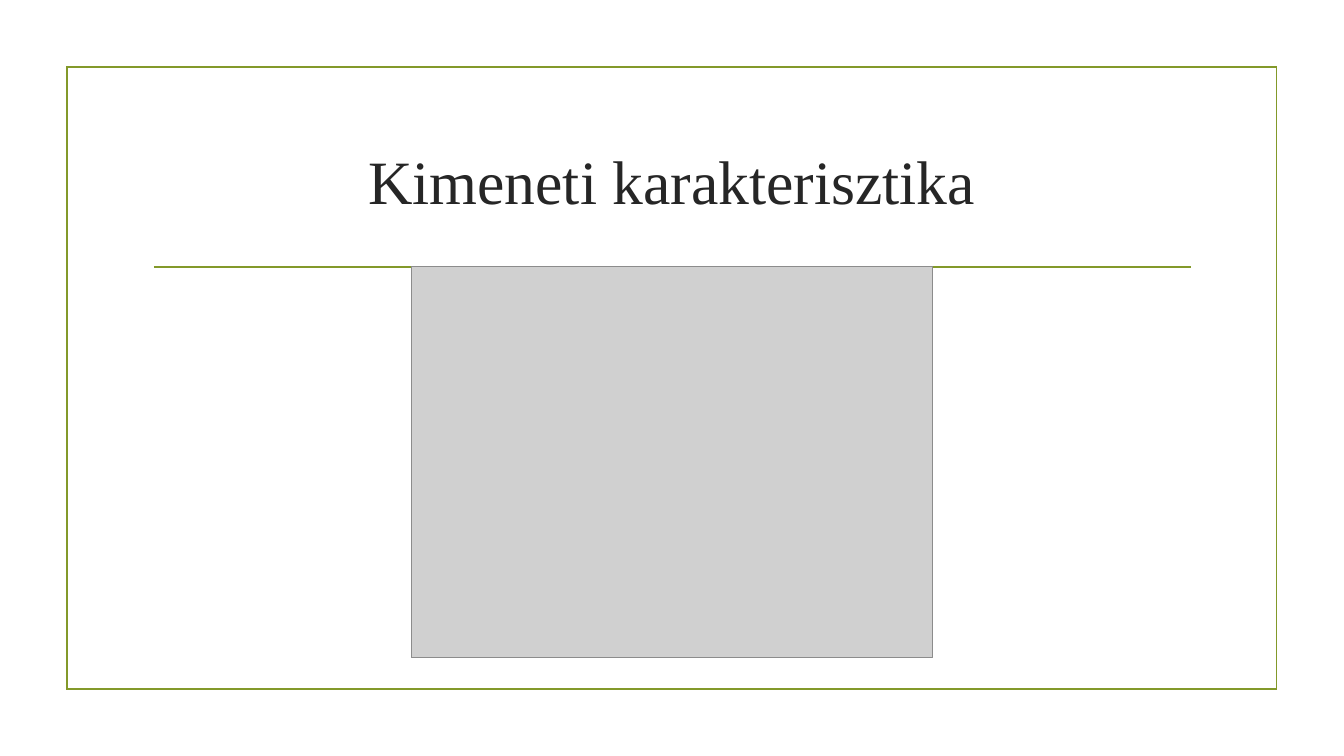
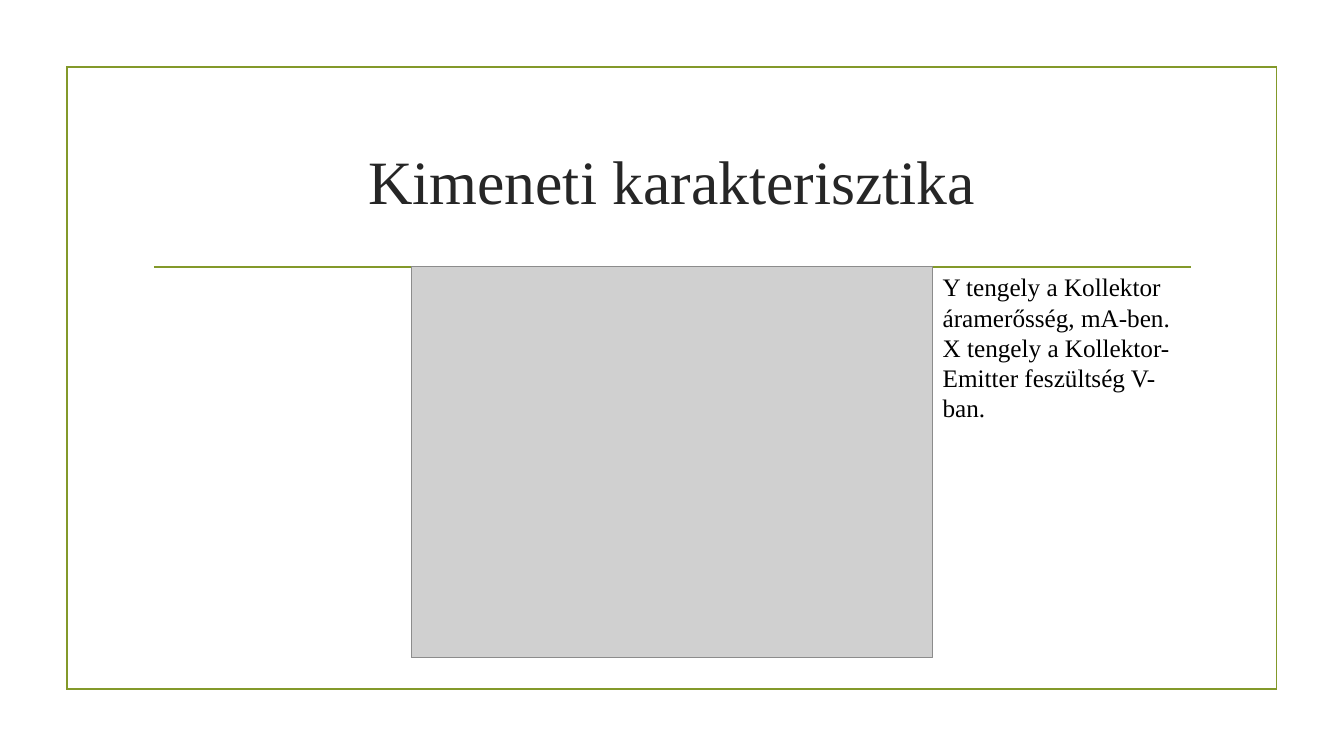
Before and after one commit to LukacsBotond/Allamvizsga, a slide deck: slide 16 of Doc/Lukacs_Botond_prezentacio.pptx (slide 11 before the commit). Drawn at 1344x756 pixels with LibreOffice and Linux fonts; fonts in the diff are those of the drawing; grey boxes stand for pictures; background and template pictures are left out. Boxes give left, top, right and bottom in pixels: in the first picture for what was removed or moved away, otherwise in the second. Text is boxed around its words. In the diff, an @@ line names an element or a change of style, - is before the commit and + after.

Commit message:
ppt update

```diff
--- a/Doc/Lukacs_Botond_prezentacio.pptx
+++ b/Doc/Lukacs_Botond_prezentacio.pptx
@@ text added at box(943, 278, 1170, 393), 18 pt, text #000000 @@
+Y tengely a Kollektor áramerősség, mA-ben.
+X tengely a Kollektor-Emitter feszültség V-ban.
```
Also in this commit, not shown: 4 other slides changed, 5 slides added, 4 other files.
